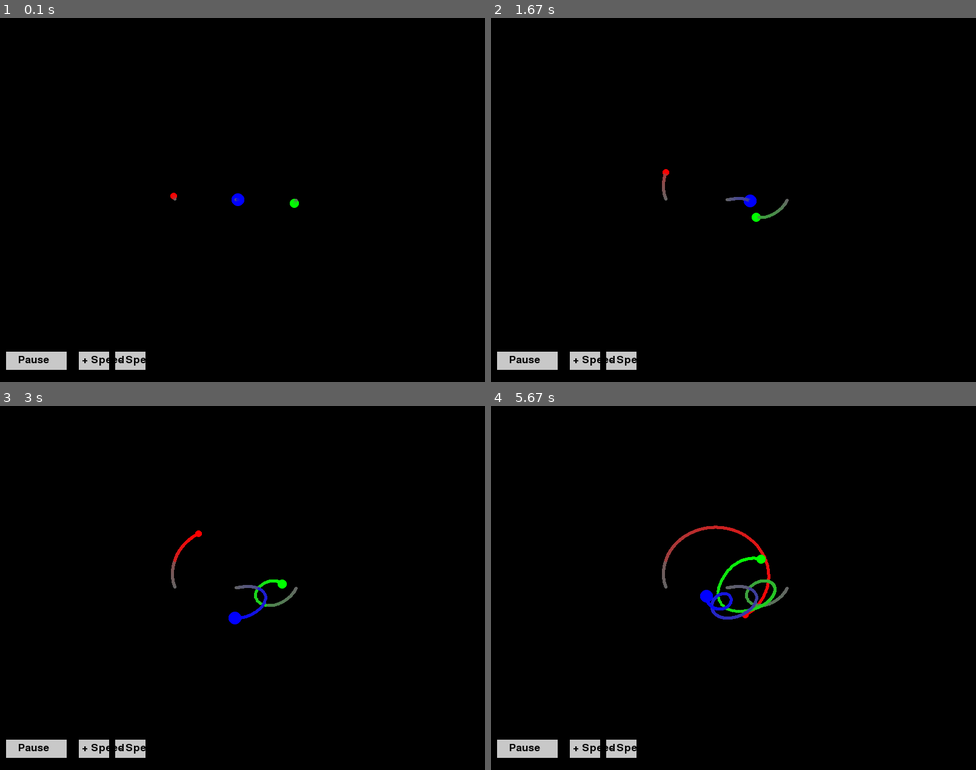
Above: before the commit, frames 1-4 (two rows, left to right).
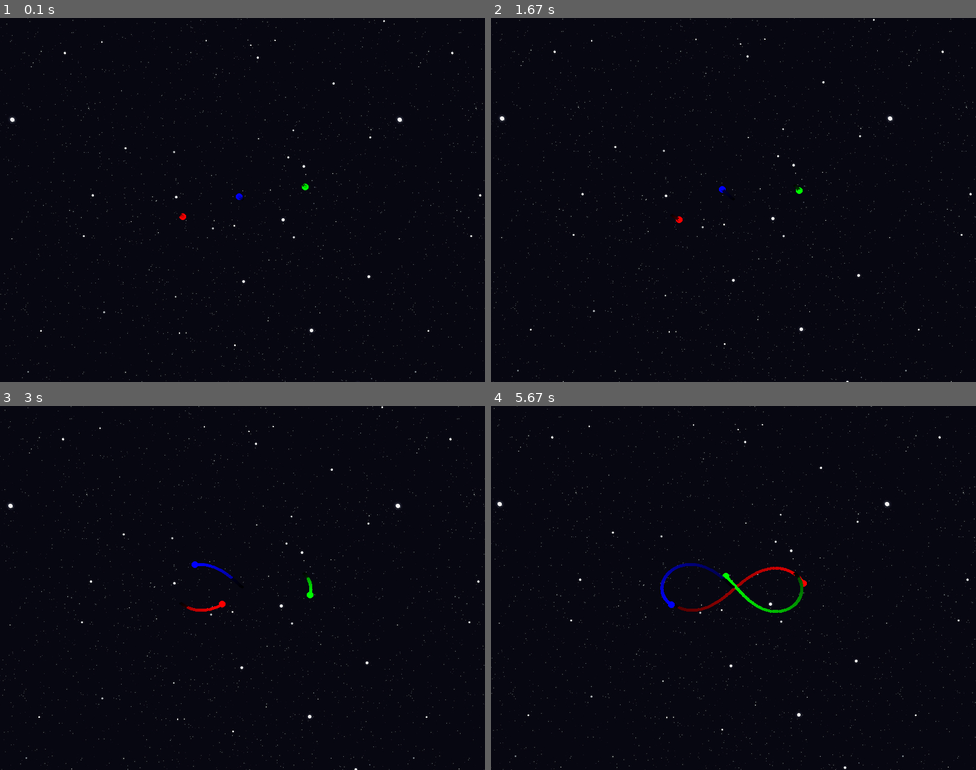
Above: after the commit, the same moments.

Repository: Maks1m-Se/three_body
Game: pygame game, started from main_pygame.py
Same seed, same stepped clock (60 frames per second), same inputs: the game is played once before the commit and once after it.
Inputs (mouse positions are in pixels of both pictures, inside the frame that each line leads up to):
- Up to frame 1 (0.1 s): no input
- Up to frame 2 (1.67 s): click (680, 360) at 0.38 s; click (529, 360) at 0.72 s
- Up to frame 3 (3 s): click (38, 748) at 2.05 s
- Up to frame 4 (5.67 s): click (583, 748) at 3.38 s; click (621, 748) at 4.72 s

The runs differ from the first frame. In frame 1, 3.3% of the frame differs, in the area x 0-100%, y 0-100%; in frame 2, 3.5%; in frame 3, 3.8%; in frame 4, 4.7%.

Commit message:
improvements

Diff:
--- a/main_pygame.py
+++ b/main_pygame.py
@@ -16,12 +16,30 @@
 speed_multiplier = 1.0  # Speed control factor
 button_font = None
 
-# Default Initial Conditions - Three bodies with different masses, positions, and velocities
-bodies = [
-    {'mass': 1.0, 'pos': np.array([-1.0, 0.0]), 'vel': np.array([0.0, -1.0]), 'color': (255, 0, 0)},
-    {'mass': 1.5, 'pos': np.array([1.0, 0.0]), 'vel': np.array([0.0, 1.0]), 'color': (0, 255, 0)},
-    {'mass': 2.0, 'pos': np.array([0.0, 0.0]), 'vel': np.array([1.0, 0.0]), 'color': (0, 0, 255)}
-]
+# Load Background Image
+pygame.init()
+BACKGROUND_IMAGE = pygame.image.load("assets/background/space.jpeg")
+BACKGROUND_WIDTH, BACKGROUND_HEIGHT = BACKGROUND_IMAGE.get_size()
+background_x, background_y = 0, 0  # Initial position for moving background
+background_speed = 0.02  # Slow diagonal movement speed
+
+# Load and Play Background Music
+pygame.mixer.init()
+pygame.mixer.music.load("assets/sounds/epiano.mp3")
+pygame.mixer.music.play(-1)  # Loop music indefinitely
+pygame.mixer.music.set_volume(.7)
+
+# Default Initial Conditions - Slightly Unstable System
+def default_bodies():
+    return [
+        {'mass': 1.0, 'pos': np.array([-1.02, 0.25]), 'vel': np.array([0.47, 0.42]), 'color': (255, 0, 0)},
+        {'mass': 1.0, 'pos': np.array([1.01, -0.24]), 'vel': np.array([0.46, 0.43]), 'color': (0, 255, 0)},
+        {'mass': 1.0, 'pos': np.array([0.0, 0.0]), 'vel': np.array([-0.93, -0.87]), 'color': (0, 0, 255)}
+    ]
+
+bodies = default_bodies()
+trails = [[] for _ in bodies]  # Restore trails
+max_trail_length = 500  # Controls how long the trails remain visible
 
 def compute_accelerations(bodies):
     """Computes gravitational acceleration for each body due to all other bodies."""
@@ -55,6 +73,14 @@
     global speed_multiplier
     speed_multiplier = max(0.1, min(speed_multiplier * factor, 10))  # Keep speed within reasonable bounds
 
+def reset_simulation():
+    """Resets the simulation to the default initial conditions."""
+    global bodies, paused, speed_multiplier, trails
+    bodies = default_bodies()
+    paused = False
+    speed_multiplier = 1.0
+    trails = [[] for _ in bodies]  # Reset trails
+
 def get_center_of_mass():
     """Computes the center of mass of the system to keep it centered in the view."""
     total_mass = sum(body['mass'] for body in bodies)
@@ -63,18 +89,20 @@
 
 def run_simulation():
     """Runs the simulation loop using Pygame to visualize motion and add UI controls."""
-    pygame.init()
-    global button_font
+    global button_font, background_x, background_y
     screen = pygame.display.set_mode((WIDTH, HEIGHT))
     clock = pygame.time.Clock()
-    button_font = pygame.font.Font(None, 25)  # Font for UI buttons
+    button_font = pygame.font.Font(None, 25)  # Smaller font for better button fit
     running = True
 
-    trails = [[] for _ in bodies]  # Store past positions for trail effect
-    max_trail_length = 500  # Controls how long the trails remain visible
+    while running:
+        # Move background diagonally
+        background_x = (background_x + background_speed) % BACKGROUND_WIDTH
+        background_y = (background_y + background_speed) % BACKGROUND_HEIGHT
 
-    while running:
-        screen.fill((0, 0, 0))  # Clear the screen each frame
+        for x_offset in range(0, WIDTH, BACKGROUND_WIDTH):
+            for y_offset in range(0, HEIGHT, BACKGROUND_HEIGHT):
+                screen.blit(BACKGROUND_IMAGE, (x_offset - background_x, y_offset - background_y))
 
         for event in pygame.event.get():
             if event.type == pygame.QUIT:
@@ -87,6 +115,8 @@
                     adjust_speed(1.1)
                 elif 190 <= mx <= 240 and 550 <= my <= 580:
                     adjust_speed(0.9)
+                elif 260 <= mx <= 360 and 550 <= my <= 580:
+                    reset_simulation()
 
         if not paused:
             update_positions(bodies, dt)  # Update the positions of the bodies
@@ -98,37 +128,19 @@
             x, y = int(pos_adjusted[0]), int(pos_adjusted[1])
             radius = int(body['mass'] * 5)  # Scale the size of the body based on its mass
 
-            # Draw the main body
             pygame.gfxdraw.filled_circle(screen, x, y, radius, body['color'])
             pygame.gfxdraw.aacircle(screen, x, y, radius, body['color'])
 
-            # Store past positions for the trail
             trails[i].append((x, y))
             if len(trails[i]) > max_trail_length:
                 trails[i].pop(0)
-
-            # Smooth gradient fading effect for trails
             for j, trail_pos in enumerate(trails[i]):
-                fade_factor = j / len(trails[i])  # Determines brightness level
-                trail_color = (
-                    int(body['color'][0] * fade_factor + 100 * (1 - fade_factor)),
-                    int(body['color'][1] * fade_factor + 100 * (1 - fade_factor)),
-                    int(body['color'][2] * fade_factor + 100 * (1 - fade_factor))
-                )
+                fade_factor = j / len(trails[i])
+                trail_color = tuple(int(c * fade_factor) for c in body['color'])
                 pygame.gfxdraw.filled_circle(screen, trail_pos[0], trail_pos[1], 2, trail_color)
-                pygame.gfxdraw.aacircle(screen, trail_pos[0], trail_pos[1], 2, trail_color)
-
-        # UI Buttons
-        pygame.draw.rect(screen, (200, 200, 200), (10, 550, 100, 30))
-        pygame.draw.rect(screen, (200, 200, 200), (130, 550, 50, 30))
-        pygame.draw.rect(screen, (200, 200, 200), (190, 550, 50, 30))
-
-        screen.blit(button_font.render("Pause", True, (0, 0, 0)), (30, 555))
-        screen.blit(button_font.render("+ Speed", True, (0, 0, 0)), (135, 555))
-        screen.blit(button_font.render("- Speed", True, (0, 0, 0)), (195, 555))
 
         pygame.display.flip()
-        clock.tick(60)  # Control simulation speed to 60 FPS
+        clock.tick(60)
 
     pygame.quit()
 
Binary file added: assets/background/space.jpeg
Binary file added: assets/background/stars.jpeg
Not shown, added: assets/sounds/epiano.mp3
